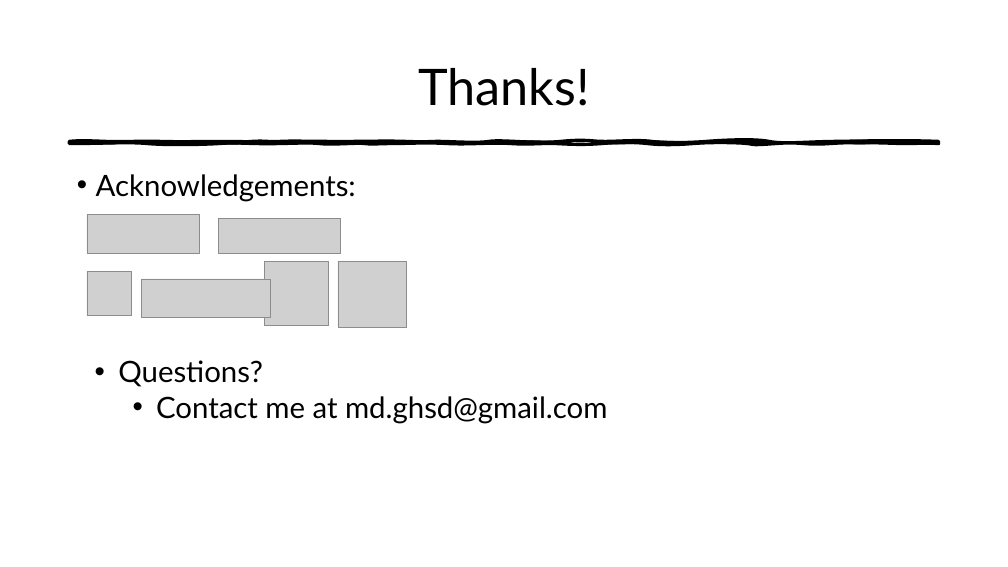
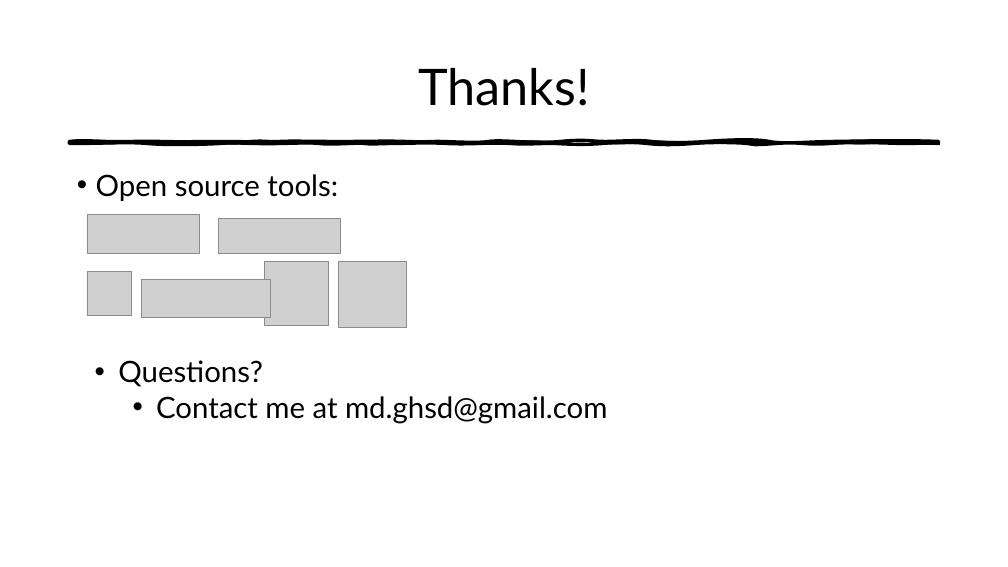
Before and after one commit to mdominguez2010/Loan-Loss, a slide deck: slide 10 of presentation/mvp .pptx (slide 9 before the commit). Drawn at 1008x567 pixels with LibreOffice and Linux fonts; fonts in the diff are those of the drawing; grey boxes stand for pictures. Boxes give left, top, right and bottom in pixels: in the first picture for what was removed or moved away, otherwise in the second. Text is boxed around its words. In the diff, an @@ line names an element or a change of style, - is before the commit and + after.

```diff
--- a/presentation/mvp .pptx
+++ b/presentation/mvp .pptx
@@ text at [96,174,338,201]: text changed @@
-• Acknowledgements:
+• Open source tools:
```
Also in this commit, not shown: 7 other slides changed, 2 slides added, 1 slide removed, 1 other file.
